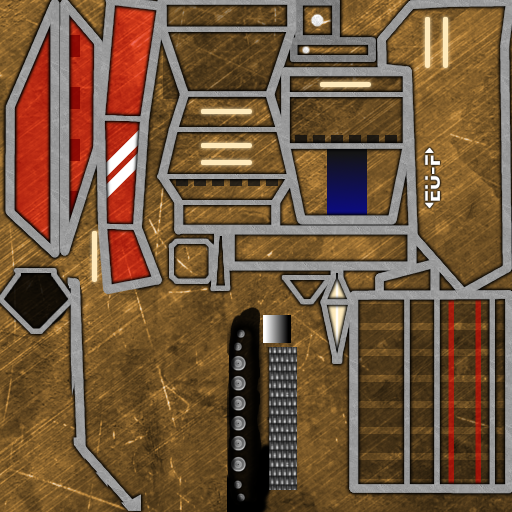
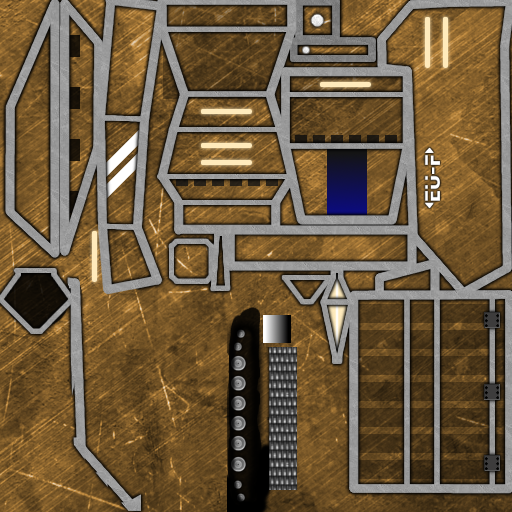
Two versions of the same layered image (512x512). Layer-by-layer changes:
added layer "perimetro #4" above "perimetro #3" over <box>299,10,328,58</box>
added layer "perimetro #3" above "perimetro #2" over <box>299,10,328,58</box>
added layer "perimetro #2" above "Livello incollato #1" over <box>299,10,328,58</box>
added layer "cerniera copia" above "perimeto" over <box>478,306,504,477</box>
hid "colore", painted on it over <box>15,6,481,484</box>
